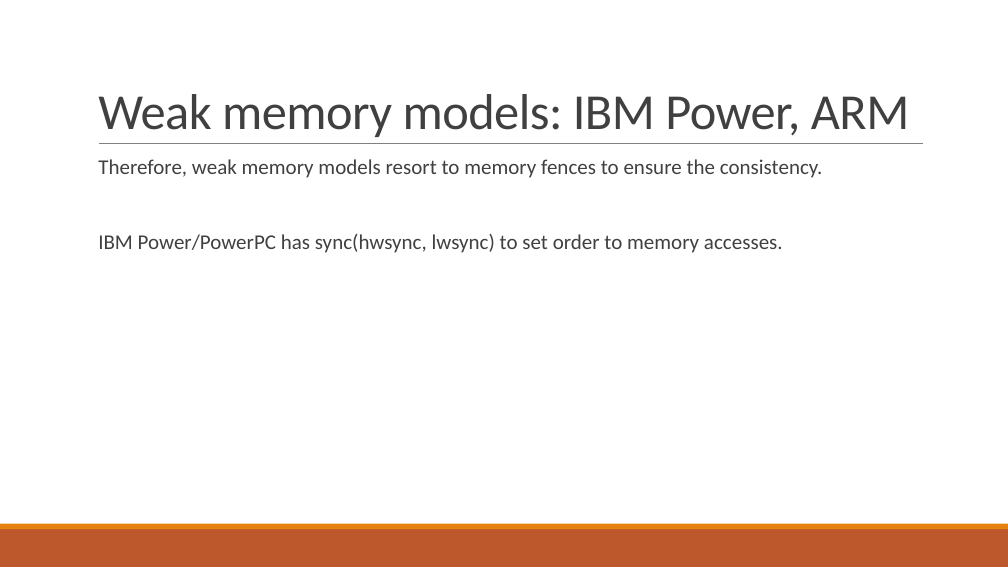
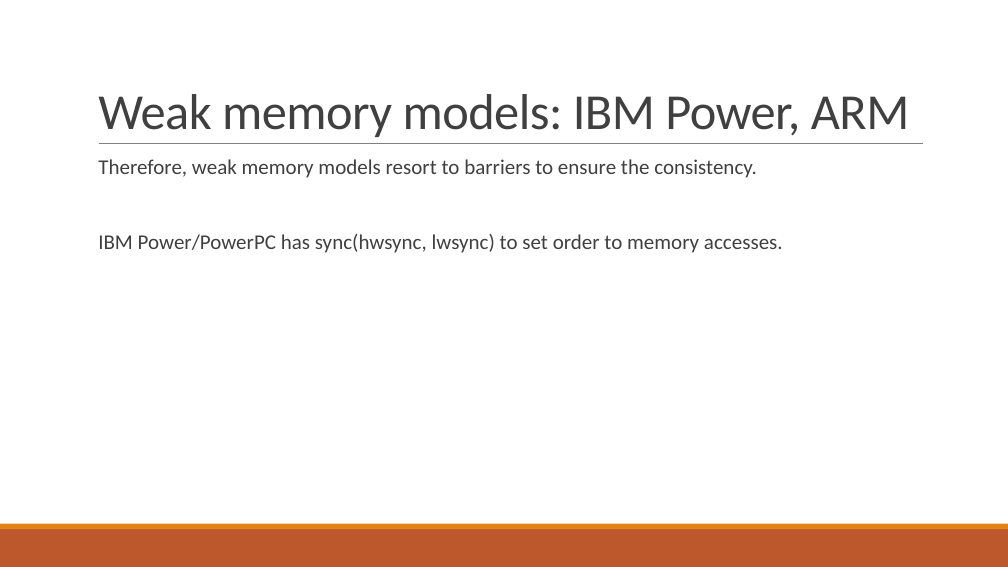
Before and after one commit to noirgif/2018s-final-projects, a slide deck: slide 15 of 06-Memory Access/fopl-pres.pptx. Drawn at 1008x567 pixels with LibreOffice and Linux fonts; fonts in the diff are those of the drawing. Boxes give left, top, right and bottom in pixels: in the first picture for what was removed or moved away, otherwise in the second. Text is boxed around its words. In the diff, an @@ line names an element or a change of style, - is before the commit and + after.

```diff
--- a/06-Memory Access/fopl-pres.pptx
+++ b/06-Memory Access/fopl-pres.pptx
@@ text at [98, 159, 757, 178]: text changed @@
-  Therefore, weak memory models resort to memory fences to ensure the consistency.
+  Therefore, weak memory models resort to barriers to ensure the consistency.
```
Also in this commit, not shown: 3 other slides changed, 1 slide added.
